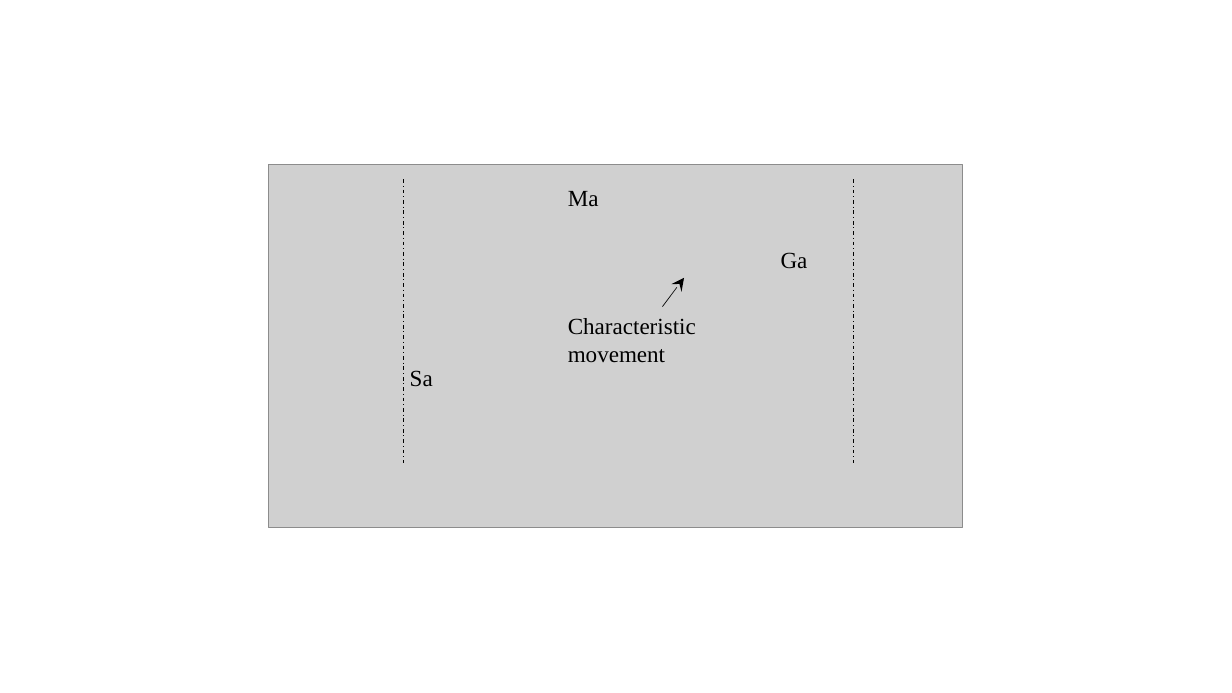
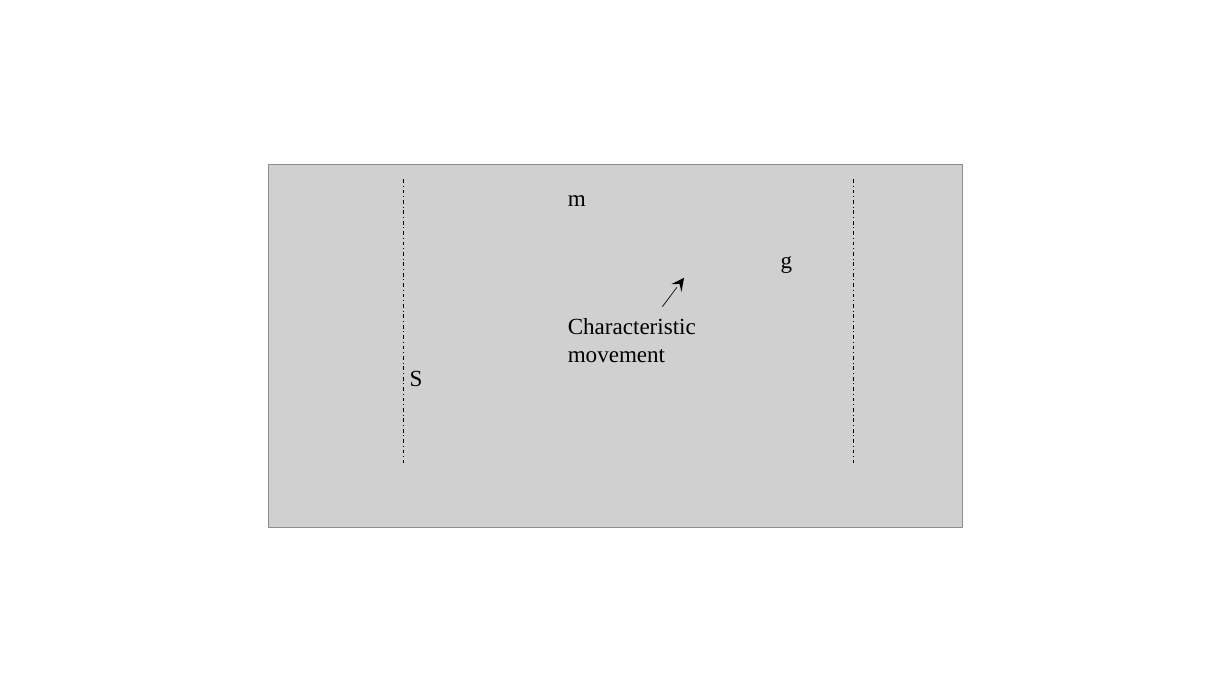
Before and after one commit to sankalpg/PhDThesis, a slide deck: slide 2 of ch02_background/figures/ChalanExample.pptx. Drawn at 1232x693 pixels with LibreOffice and Linux fonts; fonts in the diff are those of the drawing; grey boxes stand for pictures. Boxes give left, top, right and bottom in pixels: in the first picture for what was removed or moved away, otherwise in the second. Text is boxed around its words. In the diff, an @@ line names an element or a change of style, - is before the commit and + after.

```diff
--- a/ch02_background/figures/ChalanExample.pptx
+++ b/ch02_background/figures/ChalanExample.pptx
@@ text at box(568, 195, 586, 206): text changed @@
-Ma
+m
@@ text at box(781, 256, 793, 273): text changed @@
-Ga
+g
@@ text at box(410, 370, 423, 387): text changed @@
-Sa
+S
```
Also in this commit, not shown: 1 slide added, 1 slide removed, 8 other files.
